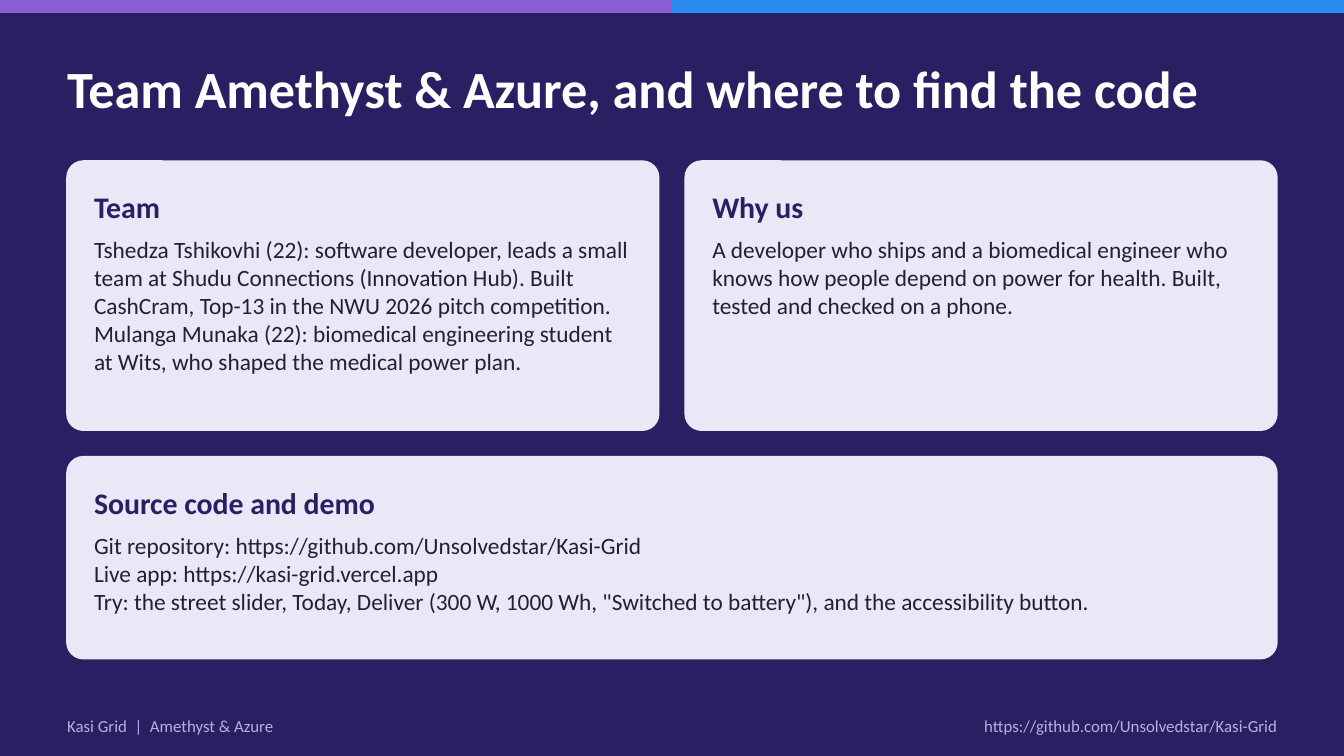
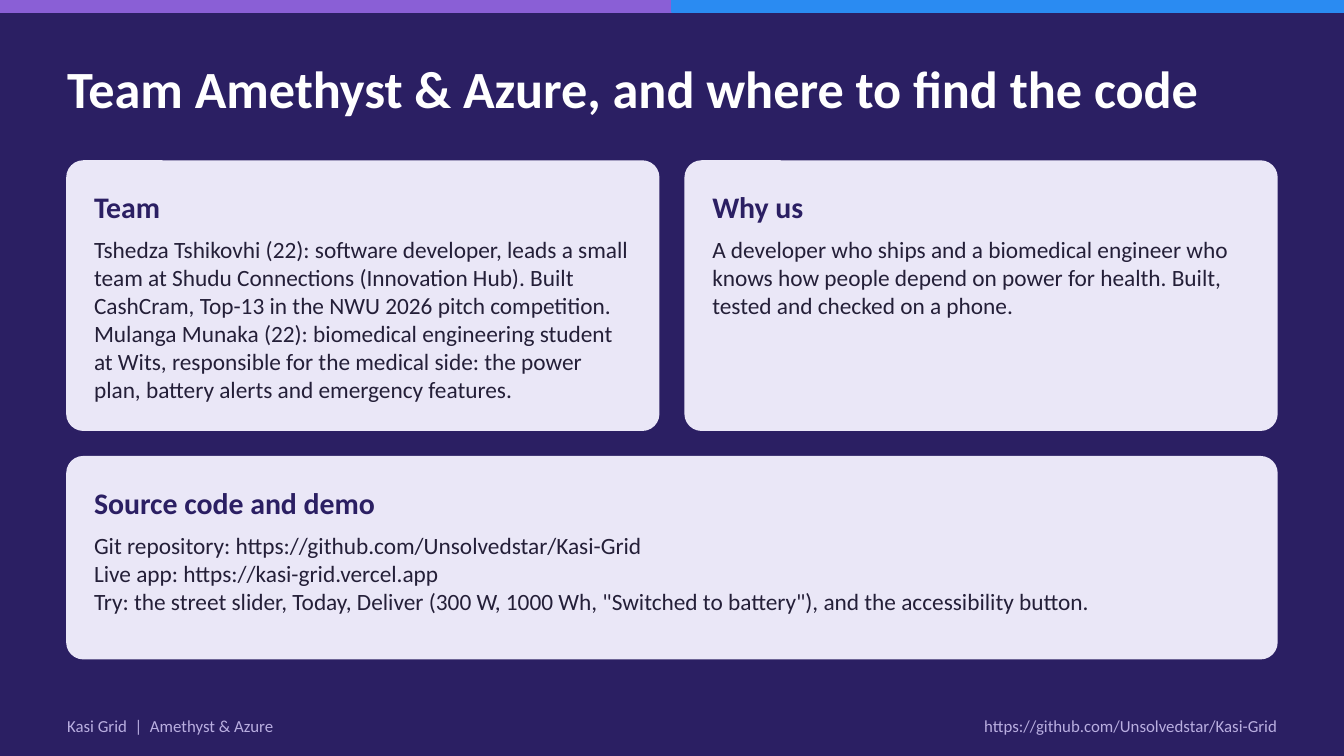
Before and after one commit to Unsolvedstar/Kasi-Grid, a slide deck: slide 17 of submission/Kasi-Grid-deck.pptx. Drawn at 1344x756 pixels with LibreOffice and Linux fonts; fonts in the diff are those of the drawing. Boxes give left, top, right and bottom in pixels: in the first picture for what was removed or moved away, otherwise in the second. Text is boxed around its words. In the diff, an @@ line names an element or a change of style, - is before the commit and + after.

```diff
--- a/submission/Kasi-Grid-deck.pptx
+++ b/submission/Kasi-Grid-deck.pptx
@@ text at [94,325,613,402]: text changed @@
-Mulanga Munaka (22): biomedical engineering student at Wits, who shaped the medical power plan.
+Mulanga Munaka (22): biomedical engineering student at Wits, responsible for the medical side: the power plan, battery alerts and emergency features.
```
Also in this commit, not shown: 8 other files.
